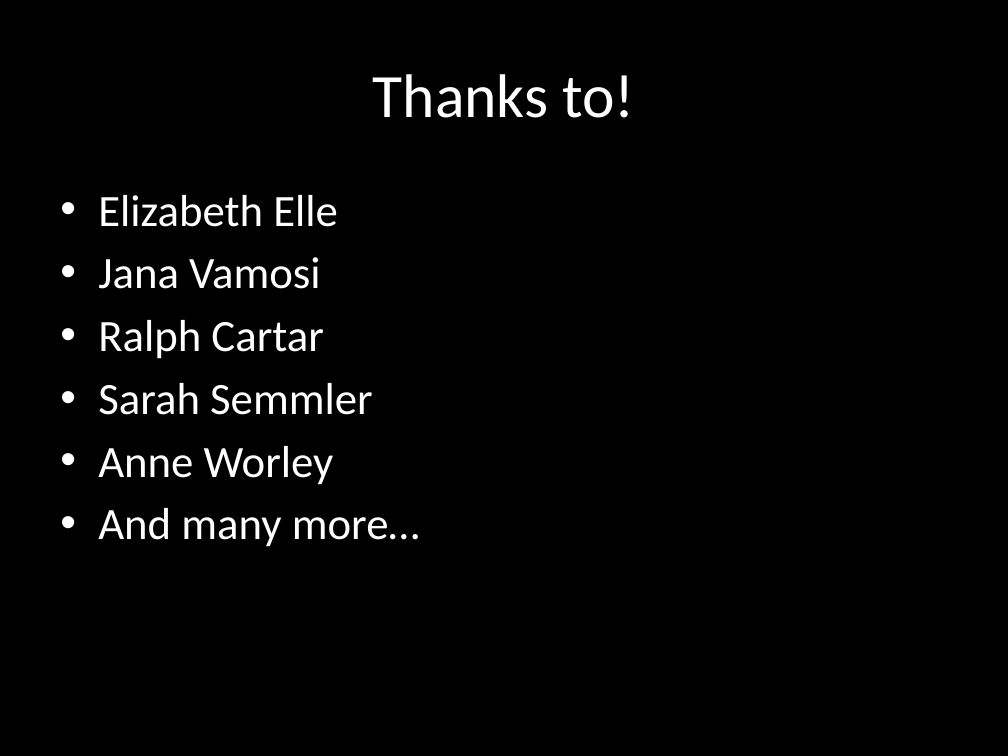
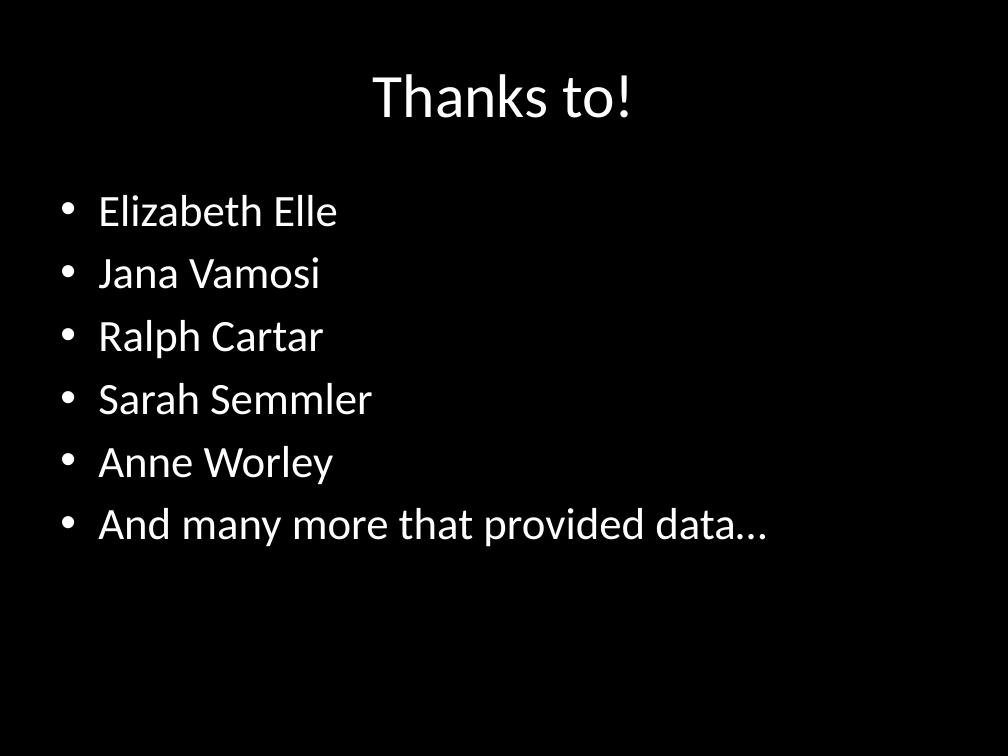
Before and after one commit to sckott/talks, a slide deck: slide 2 of canpolintalk/scott.pptx. Drawn at 1008x756 pixels with LibreOffice and Linux fonts; fonts in the diff are those of the drawing. Boxes give left, top, right and bottom in pixels: in the first picture for what was removed or moved away, otherwise in the second. Text is boxed around its words. In the diff, an @@ line names an element or a change of style, - is before the commit and + after.

```diff
--- a/canpolintalk/scott.pptx
+++ b/canpolintalk/scott.pptx
@@ text at [98, 508, 766, 547]: text changed @@
-• And many more…
+• And many more that provided data…
```
Also in this commit, not shown: 8 other slides changed, 1 slide added, 1 slide removed, 26 other files.
